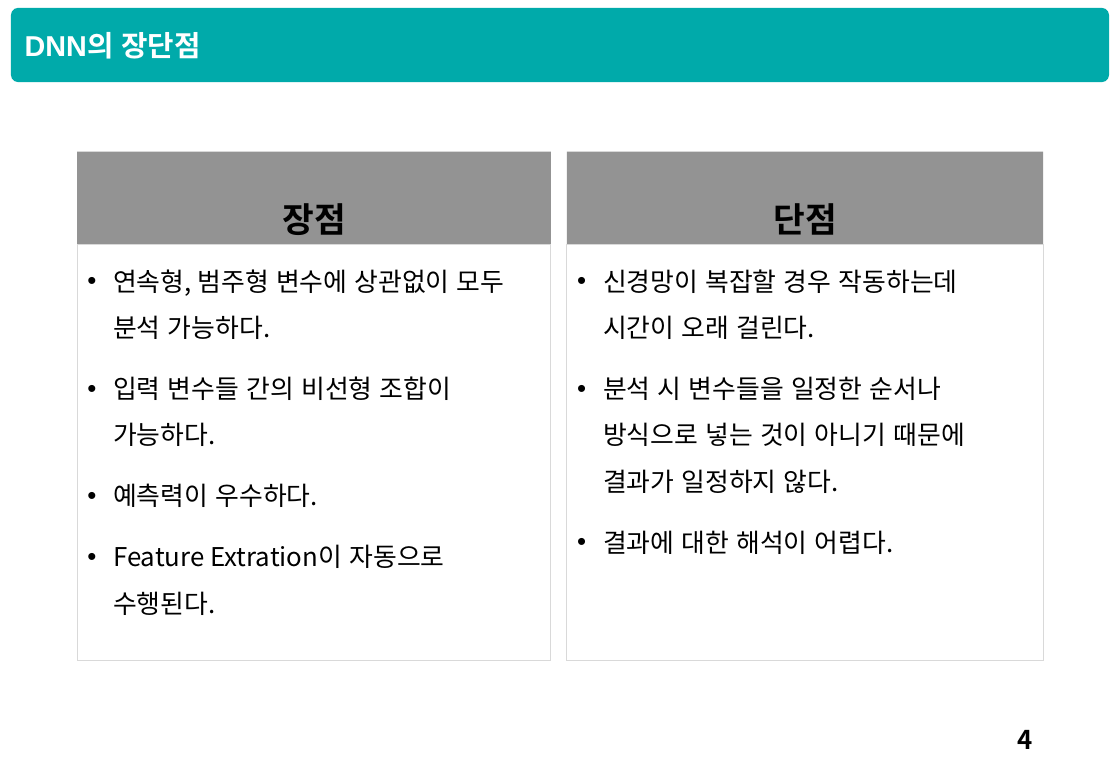
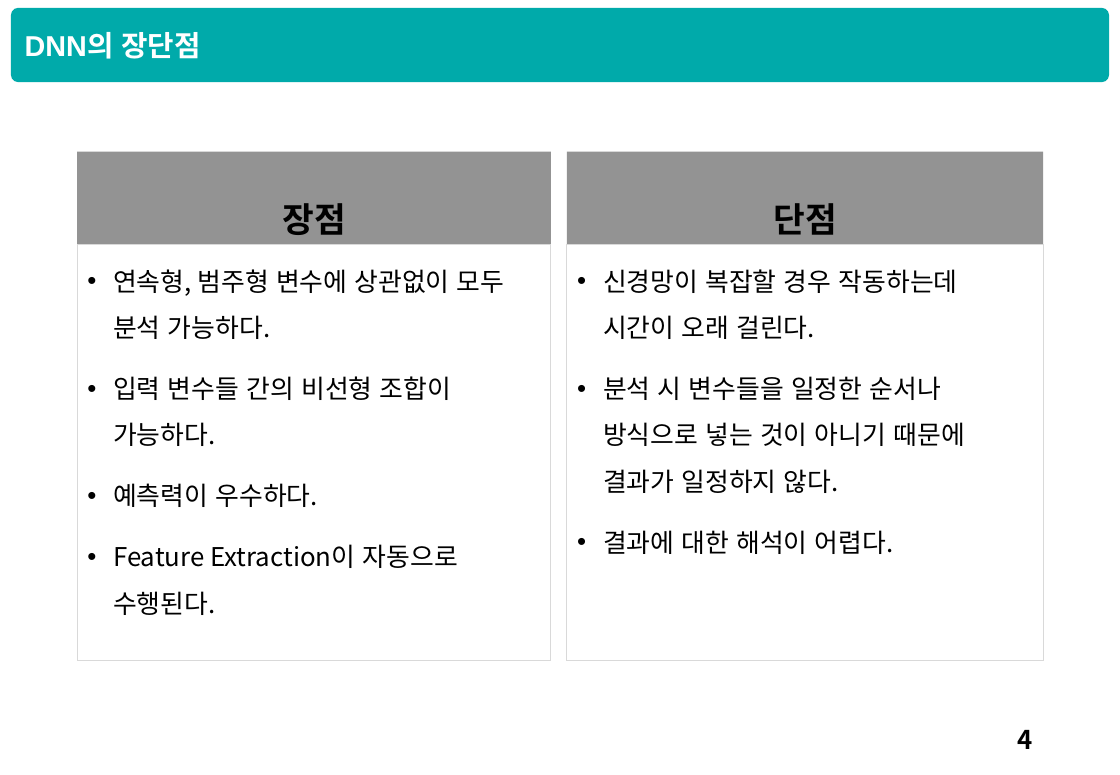
Before and after one commit to HyunQQ/analysis, a slide deck: slide 5 of dnn/dnn_hyunq.pptx. Drawn at 1120x775 pixels with LibreOffice and Linux fonts; fonts in the diff are those of the drawing. Boxes give left, top, right and bottom in pixels: in the first picture for what was removed or moved away, otherwise in the second. Text is boxed around its words. In the diff, an @@ line names an element or a change of style, - is before the commit and + after.

```diff
--- a/dnn/dnn_hyunq.pptx
+++ b/dnn/dnn_hyunq.pptx
@@ text at (113, 544, 458, 615): text changed @@
-• Feature Extration이 자동으로 수행된다.
+• Feature Extraction이 자동으로 수행된다.
```
Also in this commit, not shown: 2 slides added, 6 other files.
